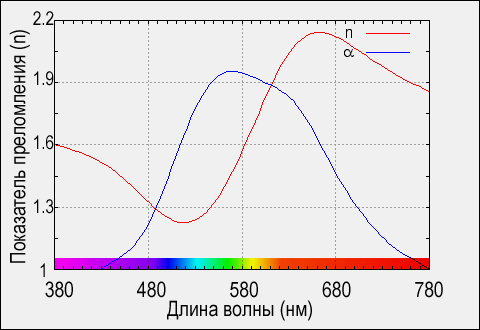
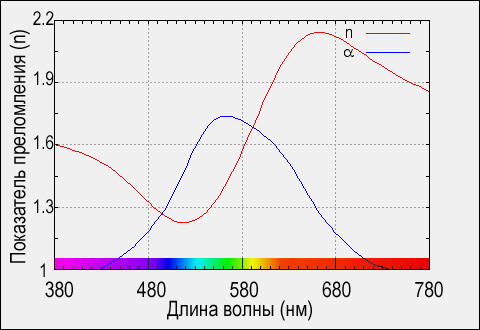
Revision of a layered 480x330 image; what changed, layer by layer:
painted on "anom" over (x1=133, y1=71, x2=429, y2=269)
hid "norm", painted on it over (x1=133, y1=71, x2=429, y2=269)
